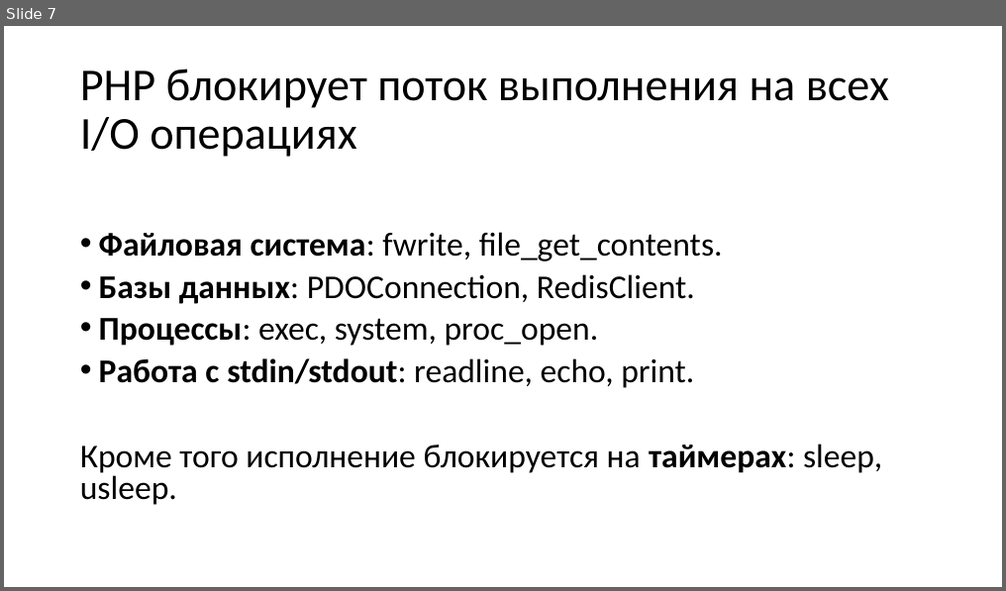
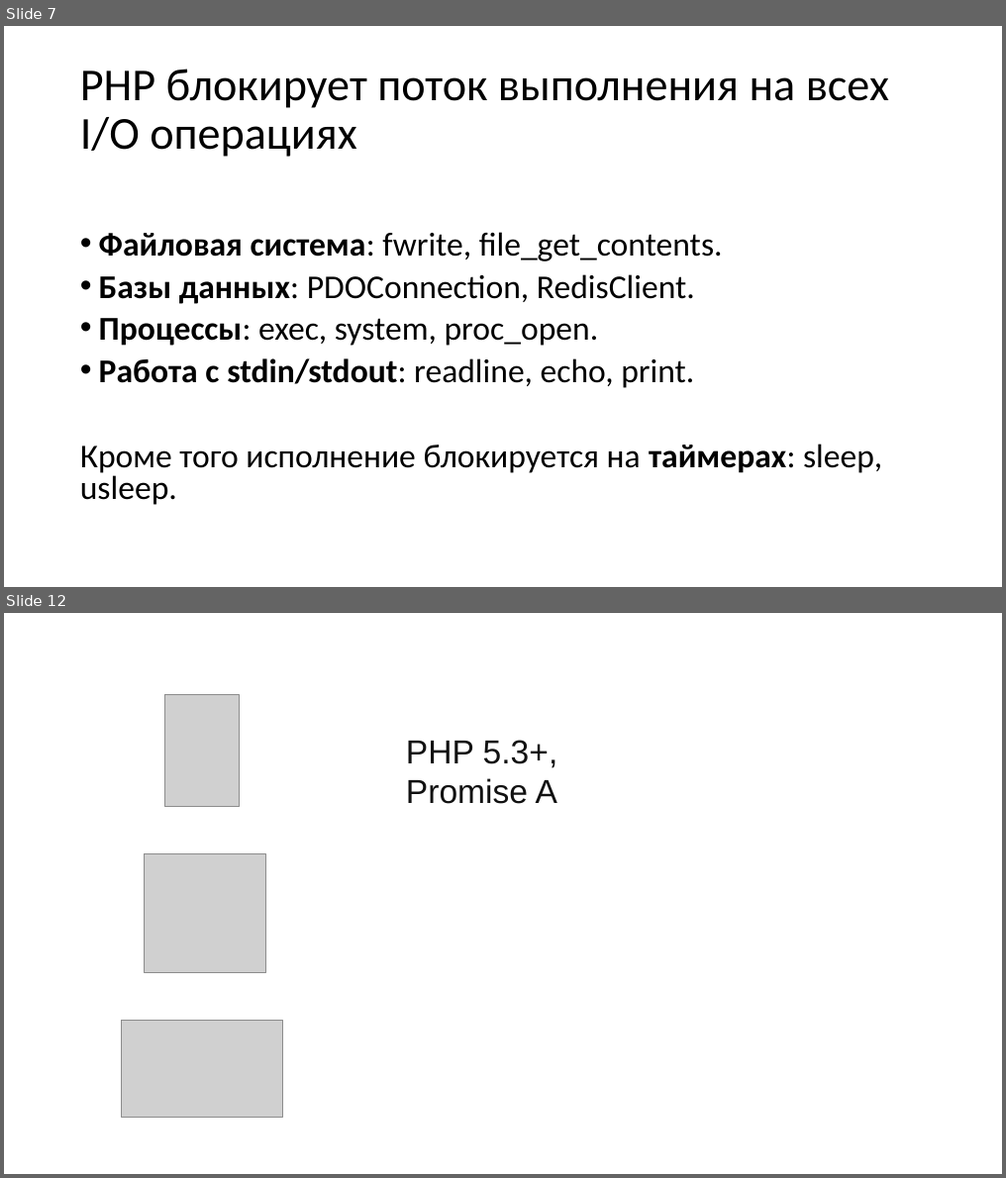
Before and after one commit to dmitrakovich/fibers, a slide deck: src/public/presentation.pptx. Shown one above the other, each under a label of ours: slide 7 before the commit, slides 7 and 12 after it; the slides between them are not shown. The pictures are 1006x591 and 1006x1178 pixels, drawn with LibreOffice and Linux fonts; fonts in the diff are those of the drawing; grey boxes stand for pictures. Boxes give left, top, right and bottom in pixels: in the first picture for what was removed or moved away, otherwise in the second. Text is boxed around its words. In the diff, an @@ line names an element or a change of style, - is before the commit and + after.

```diff
--- a/src/public/presentation.pptx
+++ b/src/public/presentation.pptx
@@ slide 12 added at (4,613,1002,1174), background #FFFFFF @@
@@ picture added at (164,695,239,807) @@
@@ text added at (406,740,558,804), 32 pt, text #111111 @@
+PHP 5.3+, Promise A
@@ picture added at (145,854,266,973) @@
@@ picture added at (122,1020,282,1117) @@
```
Also in this commit, not shown: 1 slide changed, 5 other slides added, 5 other files.
